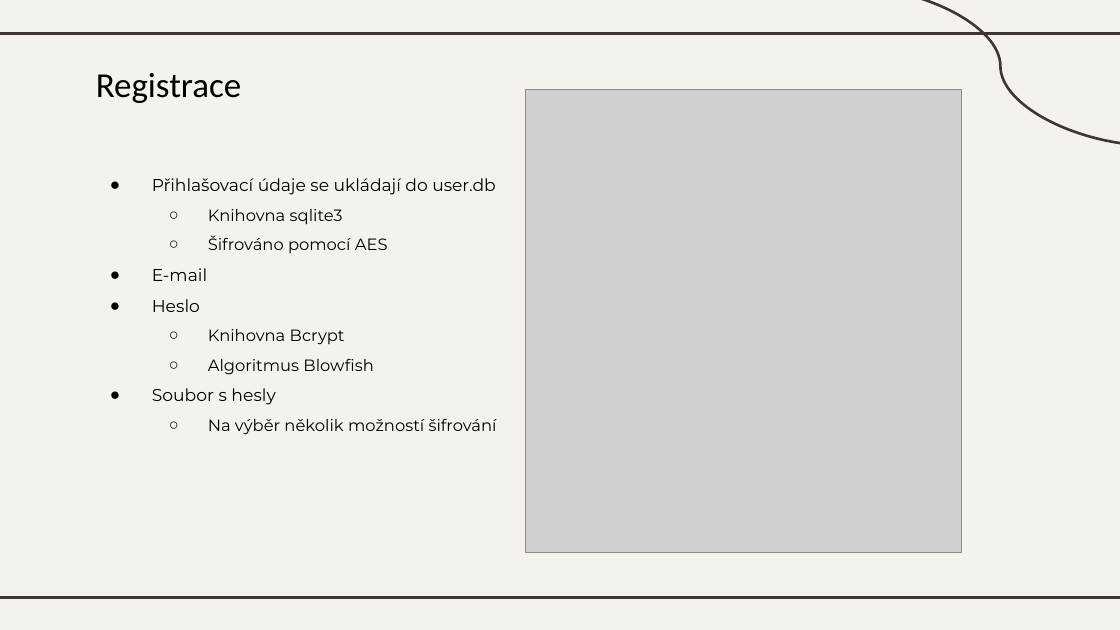
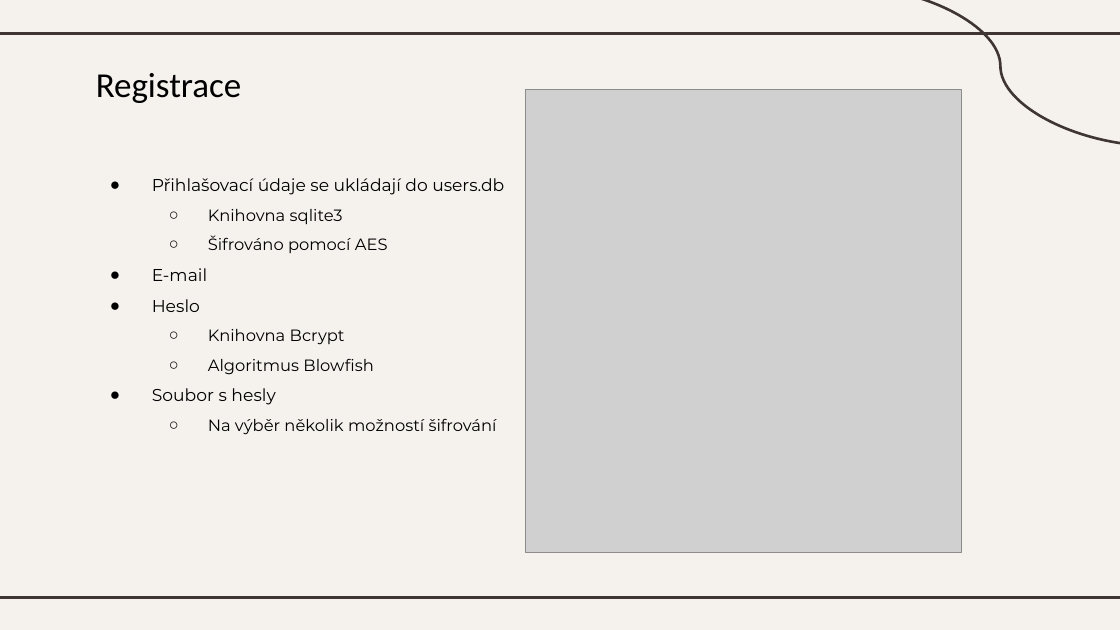
Before and after one commit to VojtechVac/AKR_Project, a slide deck: slide 4 of Prezentace.PPTX. Drawn at 1120x630 pixels with LibreOffice and Linux fonts; fonts in the diff are those of the drawing; grey boxes stand for pictures. Boxes give left, top, right and bottom in pixels: in the first picture for what was removed or moved away, otherwise in the second. Text is boxed around its words. In the diff, an @@ line names an element or a change of style, - is before the commit and + after.

```diff
--- a/Prezentace.PPTX
+++ b/Prezentace.PPTX
@@ text at box(152, 178, 504, 195): text changed @@
-● Přihlašovací údaje se ukládají do user.db
+● Přihlašovací údaje se ukládají do users.db
```
Also in this commit, not shown: 2 other slides changed.
